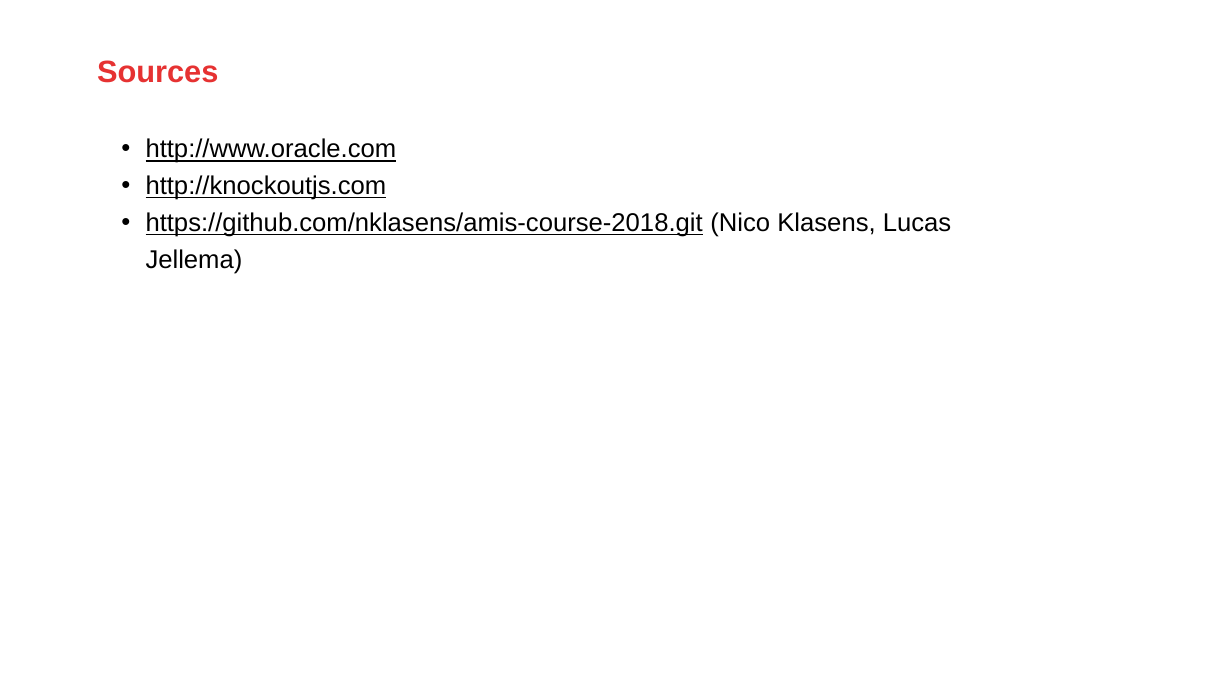
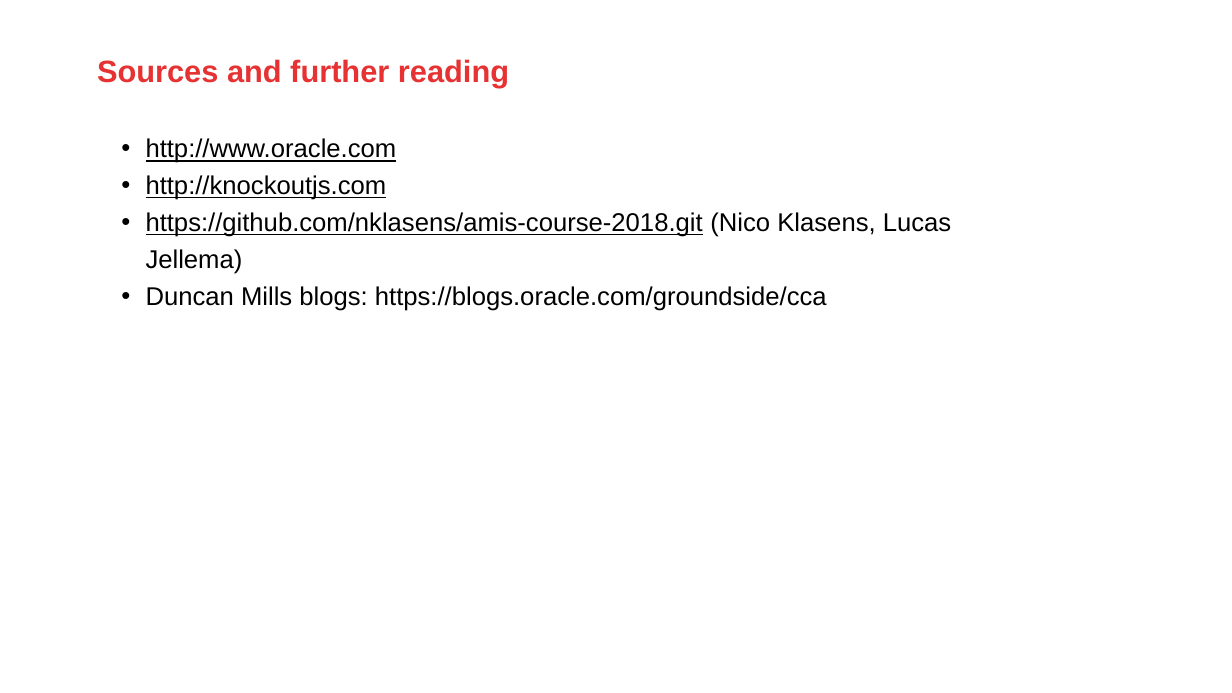
Before and after one commit to jeroenRX/AmisJetTraining, a slide deck: slide 102 of presentation overview.pptx (slide 77 before the commit). Drawn at 1232x693 pixels with LibreOffice and Linux fonts; fonts in the diff are those of the drawing; background and template pictures are left out. Boxes give left, top, right and bottom in pixels: in the first picture for what was removed or moved away, otherwise in the second. Text is boxed around its words. In the diff, an @@ line names an element or a change of style, - is before the commit and + after.

```diff
--- a/presentation overview.pptx
+++ b/presentation overview.pptx
@@ title at (97, 59, 509, 87): text changed @@
-Sources
+Sources and further reading
@@ text at (146, 286, 827, 311): paragraph added @@
+  • Duncan Mills blogs: https://blogs.oracle.com/groundside/cca
```
Also in this commit, not shown: 75 other slides changed, 28 slides added, 3 slides removed.
